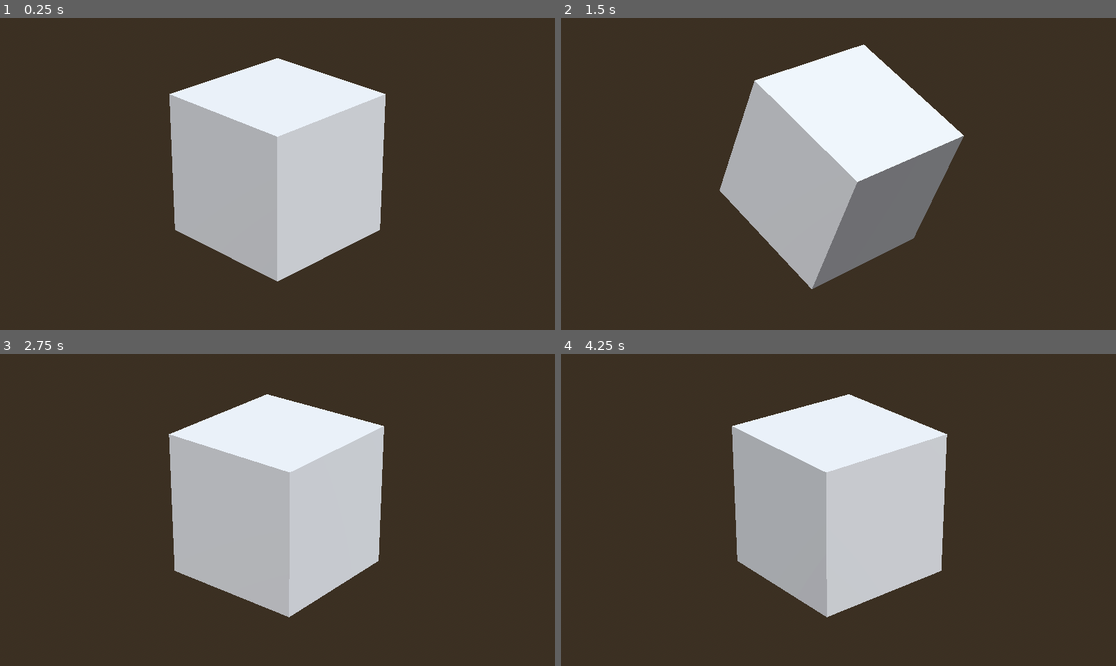
Above: before the commit, frames 1-4 (two rows, left to right).
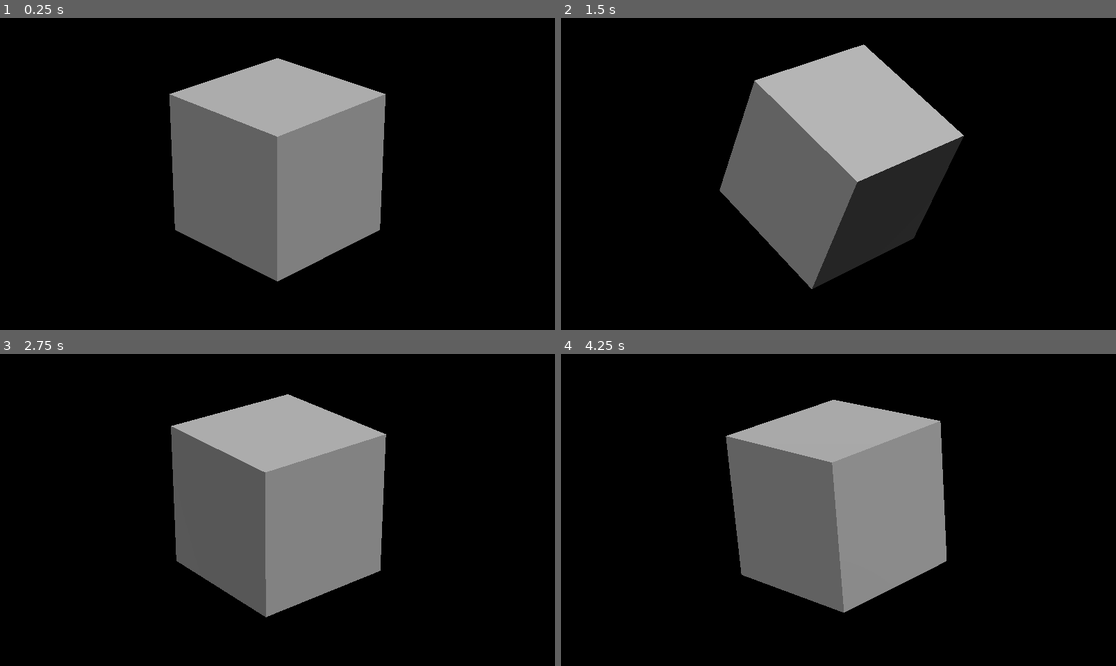
Above: after the commit, the same moments.

Repository: TheNickOfTime/design-challenge-nov
Game: Godot game, scene res://Scenes/puzzle_box_test.tscn
The game is run twice, just before and just after one commit, with the same random seed, the same clock (stepped at 60 frames per second) and the same inputs.
Inputs (mouse positions are in pixels of both pictures, inside the frame that each line leads up to):
- Up to frame 1 (0.25 s): no input
- Up to frame 2 (1.5 s): tap Enter at 0.5 s; move the mouse to (960, 158) at 0.52 s; hold Right 0.53-1.28 s; click (960, 158) at 0.67 s; move the mouse to (727, 189) at 1.27 s; hold Down from 1.28 s (still down); click (727, 189) at 1.42 s
- Up to frame 3 (2.75 s): move the mouse to (333, 441) at 2.02 s; release Down at 2.03 s; hold Right from 2.03 s (still down); click (333, 441) at 2.17 s
- Up to frame 4 (4.25 s): move the mouse to (810, 572) at 2.77 s; release Right at 2.78 s; hold Up 2.78-3.53 s; click (810, 572) at 2.92 s; move the mouse to (1005, 556) at 3.52 s; hold Left from 3.53 s (still down); click (1005, 556) at 3.67 s

The runs differ from the first frame. In frame 1, 100% of the frame differs, in the area x 0-100%, y 0-100%; in frame 2, 100%; in frame 3, 100%; in frame 4, 100%.

Commit message:
Working on camera stuff

Diff:
--- a/Scenes/puzzle_box_test.tscn
+++ b/Scenes/puzzle_box_test.tscn
@@ -10,10 +10,9 @@
 sky_material = SubResource("ProceduralSkyMaterial_pxw3g")
 
 [sub_resource type="Environment" id="Environment_iay8a"]
-background_mode = 2
+background_mode = 1
 sky = SubResource("Sky_p6hvu")
 tonemap_mode = 2
-glow_enabled = true
 
 [sub_resource type="BoxMesh" id="BoxMesh_jq54r"]
 
@@ -26,12 +25,16 @@
 transform = Transform3D(-0.866023, -0.433016, 0.250001, 0, 0.499998, 0.866027, -0.500003, 0.749999, -0.43301, 0, 0, 0)
 shadow_enabled = true
 
-[node name="Camera3D" type="Camera3D" parent="."]
-transform = Transform3D(-0.707107, -0.298836, 0.640856, 0, 0.906308, 0.422618, -0.707107, 0.298836, -0.640856, 5.119, 3.3, -5.119)
+[node name="PuzzleBox" type="MeshInstance3D" parent="." node_paths=PackedStringArray("camera", "marker")]
+mesh = SubResource("BoxMesh_jq54r")
+skeleton = NodePath("../CameraPivot/Camera3D")
+script = ExtResource("1_f23ct")
+camera = NodePath("../CameraPivot/Camera3D")
+marker = NodePath("")
+
+[node name="CameraPivot" type="Node3D" parent="."]
+
+[node name="Camera3D" type="Camera3D" parent="CameraPivot"]
+transform = Transform3D(-0.707107, -0.298836, 0.640857, 0, 0.906308, 0.422618, -0.707107, 0.298836, -0.640857, 5.119, 3.3, -5.119)
 fov = 15.0
 size = 3.0
-
-[node name="PuzzleBox" type="MeshInstance3D" parent="."]
-mesh = SubResource("BoxMesh_jq54r")
-skeleton = NodePath("../Camera3D")
-script = ExtResource("1_f23ct")
--- a/Scripts/PuzzleBox.gd
+++ b/Scripts/PuzzleBox.gd
@@ -1,18 +1,29 @@
 extends MeshInstance3D
 
-signal finished_rotating
+#Export variables---------------------------------------------------------------
+@export var camera : Camera3D
+@export var marker : Node3D
 
-var rotate_time : float = 0.75
+#OnReady variables--------------------------------------------------------------
 @onready var rotate_degrees : float = deg_to_rad(90)
 
-# Called when the node enters the scene tree for the first time.
-func _ready():
-	pass # Replace with function body.
+#Member Variables---------------------------------------------------------------
+var rotate_time : float = 0.75
+var is_rotating : bool = false
+
+var mouse_delta : Vector2
+var pan_speed : float = 0.25
+var pan_direction : int = 1
+var is_panning : bool = false
 
 
-# Called every frame. 'delta' is the elapsed time since the previous frame.
+func _ready():
+	pass
+
+
 func _process(delta):
-	pass
+	if(is_panning):
+		pan_cube(delta)
 
 
 func _input(event):
@@ -21,18 +32,47 @@
 		var new_rot : Transform3D
 
 		if key.keycode == KEY_UP:
-			new_rot = transform.rotated(Vector3.RIGHT, rotate_degrees)
+			new_rot = transform.rotated_local(Vector3.RIGHT, rotate_degrees)
 		elif key.keycode == KEY_DOWN:
-			new_rot = transform.rotated(Vector3.RIGHT, -rotate_degrees)
+			new_rot = transform.rotated_local(Vector3.RIGHT, -rotate_degrees)
 		elif key.keycode == KEY_LEFT:
-			new_rot = transform.rotated(Vector3.UP, rotate_degrees)
+			new_rot = transform.rotated_local(Vector3.FORWARD, rotate_degrees)
 		elif key.keycode == KEY_RIGHT:
-			new_rot = transform.rotated(Vector3.UP, -rotate_degrees)
+			new_rot = transform.rotated_local(Vector3.FORWARD, -rotate_degrees)
 
+		rotate_direction()
 		rotate_cube(new_rot)
 
+	if event is InputEventMouseButton:
+		var mouse_button = event as InputEventMouseButton
+		is_panning = mouse_button.is_pressed()
+
+	elif event is InputEventMouseMotion:
+		var mouse_motion = event as InputEventMouseMotion
+		mouse_delta = event.relative
+
 func rotate_cube(new_rotation : Transform3D):
+	if is_rotating: return
+	is_rotating = true
+
 	var tween = get_tree().create_tween()
 	tween.tween_property(self, "transform", new_rotation, rotate_time)
 
 	await tween.finished
+	is_rotating = false
+
+
+func rotate_direction():
+	var new_rot : Transform3D
+	var cube_dir : Vector3 = transform.basis.z
+	var camera_dir : Vector3 = Vector3(camera.basis.z.x, 0, camera.basis.z.z)
+#	var new_dir : Vector3 = (cube_dir - camera_dir).normalized()
+
+#	marker.position = new_dir
+
+
+	print(cube_dir.angle_to(camera_dir))
+
+
+func pan_cube(delta : float):
+	rotate_y(mouse_delta.x * pan_direction * pan_speed * delta)
